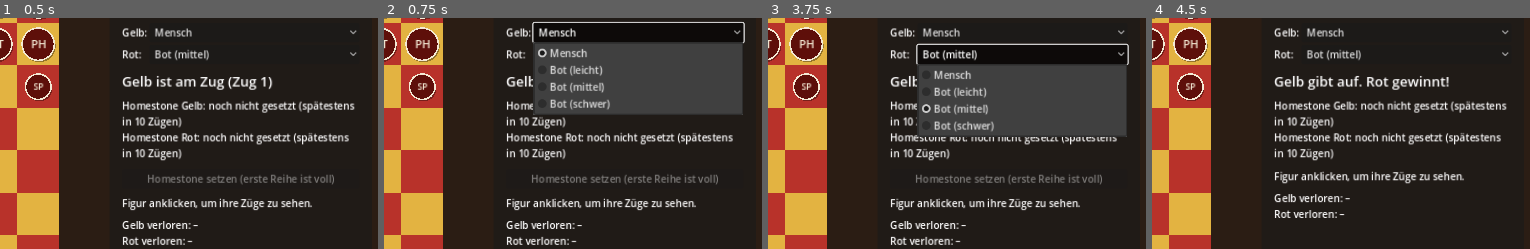
Above: before the commit, frames 1-4 (left to right).
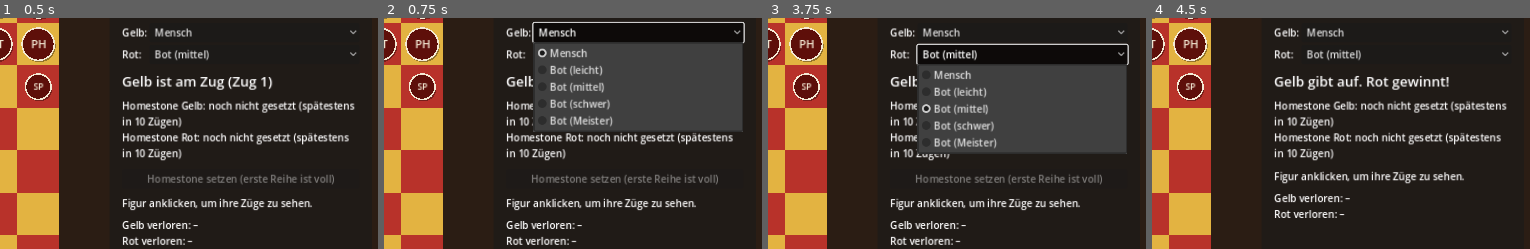
Above: after the commit, the same moments.

Repository: LokiH1029/Kaissa
Game: Godot game, scene res://scenes/main.tscn
Same seed, same stepped clock (60 frames per second), same inputs: the game is played once before the commit and once after it.
Inputs:
- Up to frame 1 (0.5 s): no input
- Up to frame 2 (0.75 s): click "Mensch" at 0.5 s
- Up to frame 3 (3.75 s): click "Remis vereinbaren" at 1.25 s; click "Neues Spiel" at 2 s; click "Neues Spiel" at 2.75 s; click "Bot (mittel)" at 3.5 s
- Up to frame 4 (4.5 s): click "Aufgeben" at 4.25 s
The pictures show only the part of the screen within x 50-100%, y 12-62%; the shares and areas given below are measured in that part.

Frame 1 is identical in both runs. In frame 2, 3.7% of the frame differs, in the area x 39-95%, y 41-50%; in frame 3, 3.5%; in frame 4, nothing differs.

Commit message:
Stufe Meister: Engine-Suche nach Vorbild von Stockfish
Transpositionstabelle mit Zobrist-Hashing, Principal Variation Search,
Aspiration Windows, Null-Zug-Suche, Late Move Reductions, History- und
Killer-Heuristik sowie Verlängerung bei bedrohtem Homestone. Material und
Lagewerte werden beim Ziehen mitgeführt, das macht die Bewertung etwa
fünfmal schneller; dazu Delta-Pruning in der Schlag-Nachrechnung.

Co-Authored-By: Claude Opus 5.5 <noreply@anthropic.com>
Claude-Session: https://claude.ai/code/session_0146PDRJVg1G23x5b2k6dkLX

Diff:
--- a/scripts/kaissa_ai.gd
+++ b/scripts/kaissa_ai.gd
@@ -8,12 +8,13 @@
 ## (siehe [method KaissaRules.clone]), damit sie in einem eigenen Thread
 ## laufen kann, ohne das Spiel zu verändern.
 
-enum Level { EASY, MEDIUM, HARD }
+enum Level { EASY, MEDIUM, HARD, MASTER }
 
 const LEVEL_NAMES := {
 	Level.EASY: "leicht",
 	Level.MEDIUM: "mittel",
 	Level.HARD: "schwer",
+	Level.MASTER: "Meister",
 }
 
 ## Suchtiefe, Zeitlimit (ms), Zufallsrauschen auf die Bewertung der eigenen
@@ -22,6 +23,9 @@
 	Level.EASY:   {"depth": 1, "time_ms": 1000, "noise": 250, "quiescence": false},
 	Level.MEDIUM: {"depth": 2, "time_ms": 2000, "noise": 30, "quiescence": false},
 	Level.HARD:   {"depth": 4, "time_ms": 4000, "noise": 0, "quiescence": true},
+	# Meister nutzt die Engine-Suche (siehe _master_search) und rechnet so tief,
+	# wie die Zeit erlaubt.
+	Level.MASTER: {"depth": 30, "time_ms": 8000, "noise": 0, "quiescence": true},
 }
 
 ## Ungefährer Wert der Figuren in Hundertstel Spearman.
@@ -41,7 +45,21 @@
 const WIN := 1000000
 const NO_CELL := Vector2i(-1, -1)
 const MAX_QUIESCENCE := 3
-const MAX_PLY := 32
+const MAX_PLY := 64
+## Einträge der Transpositionstabelle: [Tiefe, Wert, Art, bester Zug].
+const TT_EXACT := 0
+const TT_LOWER := 1
+const TT_UPPER := 2
+const TT_MAX_SIZE := 400000
+## Zobrist-Schlüssel: je Feld 22 Figurencodes (Typ * 2 + Seite, dazu
+## ungezogene Spearmen als 20 + Seite).
+const PIECE_CODES := 22
+
+static var _zobrist: PackedInt64Array
+static var _zobrist_turn := 0
+static var _zobrist_unplaced: PackedInt64Array
+## Figurenwert plus Lagebonus je Feld und Figurencode, aus Sicht von Gelb.
+static var _pst: PackedInt32Array
 
 ## Wird von außen gesetzt, um eine laufende Suche abzubrechen.
 var cancelled := false
@@ -57,16 +75,93 @@
 var _rng := RandomNumberGenerator.new()
 ## Je Suchtiefe zwei ruhige Züge, die zuletzt einen Schnitt bewirkt haben.
 var _killers: Array = []
+## Zobrist-Schlüssel der Figuren auf dem Brett, wird in _do mitgeführt.
+var _hash := 0
+## Summe aus _pst für alle Figuren (Gelb positiv), wird in _do mitgeführt.
+var _material := 0
+## Felder der Homestones je Seite (oder NO_CELL), wird in _do mitgeführt.
+var _stones: Array[Vector2i] = [NO_CELL, NO_CELL]
+var _tt: Dictionary = {}
+## Erfolgreiche ruhige Züge je Seite und Zug (von * 100 + nach).
+var _history: Array[PackedInt32Array] = []
 
 func _init(new_level: Level = Level.MEDIUM) -> void:
 	level = new_level
 	_rng.randomize()
+	_init_zobrist()
+
+static func _init_zobrist() -> void:
+	if not _zobrist.is_empty():
+		return
+	var rng := RandomNumberGenerator.new()
+	rng.seed = 20261101
+	var keys := PackedInt64Array()
+	keys.resize(KaissaRules.SIZE * KaissaRules.SIZE * PIECE_CODES)
+	for i in keys.size():
+		keys[i] = _random64(rng)
+	var unplaced := PackedInt64Array()
+	unplaced.resize(2 * (PieceTypes.HOMESTONE_DEADLINE + 1))
+	for i in unplaced.size():
+		unplaced[i] = _random64(rng)
+	_zobrist_turn = _random64(rng)
+	_zobrist_unplaced = unplaced
+	var pst := PackedInt32Array()
+	pst.resize(keys.size())
+	for y in KaissaRules.SIZE:
+		for x in KaissaRules.SIZE:
+			for code in PIECE_CODES:
+				var side := code % 2
+				var type := PieceTypes.Type.SPEARMAN if code >= 20 else code / 2
+				pst[(y * KaissaRules.SIZE + x) * PIECE_CODES + code] = \
+					_square_value(type, side, Vector2i(x, y)) * (1 if side == PieceTypes.Side.YELLOW else -1)
+	_pst = pst
+	_zobrist = keys
+
+## Wert einer Figur auf einem Feld (ohne Homestone-Sicherheit).
+static func _square_value(type: int, side: int, cell: Vector2i) -> int:
+	var value: int = VALUES[type]
+	match type:
+		PieceTypes.Type.HOMESTONE:
+			pass
+		PieceTypes.Type.SPEARMAN:
+			# Vorrücken lohnt sich, je näher an der Einlösung, desto mehr.
+			var advanced := absi(cell.y - KaissaRules.home_row(side)) - 1
+			value += advanced * advanced * 4
+		_:
+			# Leichte Vorliebe für die Brettmitte.
+			var center := absf(cell.x - 4.5) + absf(cell.y - 4.5)
+			value += int((9.0 - center) * 2.0)
+	return value
+
+static func _piece_index(cell: Vector2i, piece: Dictionary) -> int:
+	var code: int = piece.type * 2 + piece.side
+	if piece.type == PieceTypes.Type.SPEARMAN and not piece.moved:
+		code = 20 + piece.side
+	return (cell.y * KaissaRules.SIZE + cell.x) * PIECE_CODES + code
+
+## Übernimmt einen Spielstand und berechnet die mitgeführten Werte.
+func _load(rules: KaissaRules) -> void:
+	_r = rules
+	_hash = 0
+	_material = 0
+	_stones = [NO_CELL, NO_CELL]
+	for cell: Vector2i in _r.pieces:
+		var piece: Dictionary = _r.pieces[cell]
+		var index := _piece_index(cell, piece)
+		_hash ^= _zobrist[index]
+		_material += _pst[index]
+		if piece.type == PieceTypes.Type.HOMESTONE:
+			_stones[piece.side] = cell
+
+static func _random64(rng: RandomNumberGenerator) -> int:
+	return (rng.randi() << 32) ^ rng.randi()
+
 
 ## Liefert die beste Aktion für die Seite am Zug, oder ein leeres Dictionary.
 ## Ergebnis: {"from": Vector2i, "to": Vector2i, "promotion": int}; beim Setzen
 ## des Homestone ist "from" = (-1, -1) und "to" das Zielfeld.
 func choose_action(rules: KaissaRules) -> Dictionary:
-	_r = rules.clone()
+	_load(rules.clone())
 	nodes = 0
 	reached_depth = 0
 	_aborted = false
@@ -75,6 +170,8 @@
 		_killers.append([[], []])
 	var settings: Dictionary = SETTINGS[level]
 	_deadline = Time.get_ticks_msec() + settings.time_ms
+	if level == Level.MASTER:
+		return _master_search(settings.depth)
 
 	var actions := _actions(_r.turn, false)
 	if actions.is_empty():
@@ -100,7 +197,7 @@
 
 ## Bewertet die Stellung aus Sicht von [param side] (positiv = gut für [param side]).
 func evaluate_for(rules: KaissaRules, side: PieceTypes.Side) -> int:
-	_r = rules
+	_load(rules)
 	var score := _evaluate()
 	return score if rules.turn == side else -score
 
@@ -179,6 +276,11 @@
 	var captures := _actions(_r.turn, true)
 	_order(captures)
 	for action: Array in captures:
+		# Delta-Pruning: Auch der Gewinn dieser Figur hebt den Wert nicht über alpha.
+		var victim: Dictionary = _r.pieces[action[1]]
+		if victim.type != PieceTypes.Type.HOMESTONE and action[2] < 0 \
+				and stand + VALUES[victim.type] + 200 <= alpha:
+			continue
 		var undo := _do(action)
 		var score: int
 		if undo.captured_homestone:
@@ -190,6 +292,253 @@
 			return score
 		alpha = maxi(alpha, score)
 	return alpha
+
+# --- Meister: Engine-Suche nach dem Vorbild von Schach-Engines wie Stockfish ---
+#
+# Gegenüber "schwer" kommen hinzu: Transpositionstabelle (Zobrist-Hashing),
+# Principal Variation Search, Null-Zug-Suche, Late Move Reductions,
+# History-Heuristik, Verlängerung bei bedrohtem Homestone und Suchfenster
+# um den Wert der vorigen Tiefe (Aspiration Windows).
+
+## Schlüssel der ganzen Stellung inkl. Seite am Zug und Homestone-Frist.
+func _position_key() -> int:
+	var key := _hash
+	if _r.turn == PieceTypes.Side.RED:
+		key ^= _zobrist_turn
+	for side in 2:
+		if not _r.homestone_placed[side]:
+			var made := mini(_r.moves_made[side], PieceTypes.HOMESTONE_DEADLINE)
+			key ^= _zobrist_unplaced[side * (PieceTypes.HOMESTONE_DEADLINE + 1) + made]
+	return key
+
+func _master_search(max_depth: int) -> Dictionary:
+	_tt.clear()
+	_history.clear()
+	for side in 2:
+		var table := PackedInt32Array()
+		table.resize(10000)
+		_history.append(table)
+	var actions := _actions(_r.turn, false)
+	if actions.is_empty():
+		return {}
+	actions.shuffle()
+	_order(actions)
+	var best: Array = actions[0]
+	var last_score := 0
+	for depth in range(1, max_depth + 1):
+		var window := 60
+		var alpha := -WIN * 2 if depth < 3 else last_score - window
+		var beta := WIN * 2 if depth < 3 else last_score + window
+		var result: Array
+		while true:
+			result = _master_root(actions, depth, alpha, beta)
+			if _aborted or cancelled:
+				break
+			# Liegt der Wert außerhalb des Fensters, mit weiterem Fenster neu rechnen.
+			if result[0] <= alpha:
+				alpha = -WIN * 2
+			elif result[0] >= beta:
+				beta = WIN * 2
+			else:
+				break
+		if _aborted or cancelled:
+			# Ein in der abgebrochenen Tiefe bereits gefundener besserer Zug zählt trotzdem.
+			if not result.is_empty() and result[1] != null and result[2]:
+				best = result[1]
+			break
+		reached_depth = depth
+		last_score = result[0]
+		best = result[1]
+		actions.erase(best)
+		actions.push_front(best)
+		if absi(last_score) >= WIN - 1000:
+			break
+	return {"from": best[0], "to": best[1], "promotion": best[2]}
+
+## Liefert [Wert, bester Zug, ob der beste Zug den ersten übertroffen hat].
+func _master_root(actions: Array, depth: int, alpha: int, beta: int) -> Array:
+	var best_score := -WIN * 2
+	var best_action = null
+	var improved := false
+	var first := true
+	for action: Array in actions:
+		var undo := _do(action)
+		var score: int
+		if undo.captured_homestone:
+			score = WIN
+		elif first:
+			score = -_pvs(depth - 1, -beta, -alpha, 1, true)
+		else:
+			score = -_pvs(depth - 1, -alpha - 1, -alpha, 1, true)
+			if score > alpha and score < beta and not _aborted:
+				score = -_pvs(depth - 1, -beta, -alpha, 1, true)
+		_undo(undo)
+		if _aborted:
+			break
+		if score > best_score:
+			best_score = score
+			best_action = action
+			improved = not first
+		if score > alpha:
+			alpha = score
+		first = false
+		if alpha >= beta:
+			break
+	return [best_score, best_action, improved]
+
+func _pvs(depth: int, alpha: int, beta: int, ply: int, allow_null: bool) -> int:
+	nodes += 1
+	if (nodes & 255) == 0 and (cancelled or Time.get_ticks_msec() > _deadline):
+		_aborted = true
+	if _aborted:
+		return 0
+	var side := _r.turn
+	var enemy := KaissaRules.other(side)
+	# Bedrohter Homestone: eine Halbzug-Verlängerung, damit Abwehr und Flucht gesehen werden.
+	var stone := _homestone_cell(side)
+	var in_danger := stone != NO_CELL and _attackers(stone, enemy) > 0
+	if in_danger and ply < MAX_PLY - 8:
+		depth += 1
+	if depth <= 0:
+		return _quiesce(alpha, beta, ply, 0)
+
+	var key := _position_key()
+	var entry: Array = _tt.get(key, [])
+	var tt_move = null
+	if not entry.is_empty():
+		tt_move = entry[3]
+		if entry[0] >= depth:
+			var tt_score := _from_tt(entry[1], ply)
+			match entry[2]:
+				TT_EXACT:
+					return tt_score
+				TT_LOWER:
+					if tt_score >= beta:
+						return tt_score
+				TT_UPPER:
+					if tt_score <= alpha:
+						return tt_score
+
+	# Null-Zug: Selbst ohne eigenen Zug noch über beta? Dann reicht eine flache Prüfung.
+	var pv_node := beta - alpha > 1
+	if allow_null and not pv_node and not in_danger and depth >= 3 \
+			and not _r.must_place_homestone(side) and absi(beta) < WIN - 1000 \
+			and _evaluate() >= beta:
+		var r := 3 if depth >= 6 else 2
+		_r.turn = enemy
+		var null_score := -_pvs(depth - 1 - r, -beta, -beta + 1, ply + 1, false)
+		_r.turn = side
+		if _aborted:
+			return 0
+		if null_score >= beta:
+			return beta
+
+	var actions := _actions(side, false)
+	if actions.is_empty():
+		return -WIN + ply
+	_order_master(actions, ply, tt_move, side)
+	var original_alpha := alpha
+	var best := -WIN * 2
+	var best_action = null
+	var index := 0
+	for action: Array in actions:
+		var undo := _do(action)
+		var score: int
+		var quiet: bool = undo.captured.is_empty() and action[2] < 0
+		if undo.captured_homestone:
+			score = WIN - ply
+		elif index == 0:
+			score = -_pvs(depth - 1, -beta, -alpha, ply + 1, true)
+		else:
+			# Späte ruhige Züge erst flacher prüfen (Late Move Reduction).
+			var reduction := 0
+			if quiet and depth >= 3 and index >= 3 and not in_danger:
+				reduction = 2 if index >= 10 and depth >= 5 else 1
+			score = -_pvs(depth - 1 - reduction, -alpha - 1, -alpha, ply + 1, true)
+			if score > alpha and reduction > 0 and not _aborted:
+				score = -_pvs(depth - 1, -alpha - 1, -alpha, ply + 1, true)
+			if score > alpha and score < beta and not _aborted:
+				score = -_pvs(depth - 1, -beta, -alpha, ply + 1, true)
+		_undo(undo)
+		if _aborted:
+			return 0
+		index += 1
+		if score > best:
+			best = score
+			best_action = action
+		if score > alpha:
+			alpha = score
+		if alpha >= beta:
+			if quiet:
+				_remember_quiet(action, side, ply, depth)
+			break
+	var flag := TT_EXACT
+	if best <= original_alpha:
+		flag = TT_UPPER
+	elif best >= beta:
+		flag = TT_LOWER
+	if _tt.size() >= TT_MAX_SIZE:
+		_tt.clear()
+	_tt[key] = [depth, _to_tt(best, ply), flag, best_action]
+	return best
+
+## Gewinnwerte werden in der Tabelle relativ zur aktuellen Stellung gespeichert.
+func _to_tt(score: int, ply: int) -> int:
+	if score >= WIN - 1000:
+		return score + ply
+	if score <= -WIN + 1000:
+		return score - ply
+	return score
+
+func _from_tt(score: int, ply: int) -> int:
+	if score >= WIN - 1000:
+		return score - ply
+	if score <= -WIN + 1000:
+		return score + ply
+	return score
+
+func _remember_quiet(action: Array, side: int, ply: int, depth: int) -> void:
+	if ply < MAX_PLY:
+		var slots: Array = _killers[ply]
+		if slots[0] != action:
+			slots[1] = slots[0]
+			slots[0] = action
+	if action[0] != NO_CELL:
+		var index: int = (action[0].y * 10 + action[0].x) * 100 + action[1].y * 10 + action[1].x
+		_history[side][index] = mini(_history[side][index] + depth * depth, 100000)
+
+## Reihenfolge für die Meister-Suche: Zug aus der Tabelle, Schläge, Killer, History.
+func _order_master(actions: Array, ply: int, tt_move, side: int) -> void:
+	var keyed: Array = []
+	var killers: Array = _killers[ply] if ply < MAX_PLY else [[], []]
+	for action: Array in actions:
+		var key := 0
+		if tt_move != null and action == tt_move:
+			key = WIN * 2
+		elif action[0] == NO_CELL:
+			key = 0
+		else:
+			var target: Dictionary = _r.pieces.get(action[1], {})
+			if not target.is_empty():
+				if target.type == PieceTypes.Type.HOMESTONE:
+					key = WIN
+				else:
+					key = 200000 + 10 * VALUES[target.type] - VALUES[_r.pieces[action[0]].type] / 10
+			elif action == killers[0]:
+				key = 150000
+			elif action == killers[1]:
+				key = 140000
+			else:
+				key = _history[side][(action[0].y * 10 + action[0].x) * 100 + action[1].y * 10 + action[1].x]
+			if action[2] >= 0:
+				key += 100000 + VALUES[action[2]]
+		keyed.append([key, action])
+	keyed.sort_custom(func(a, b): return a[0] > b[0])
+	for i in keyed.size():
+		actions[i] = keyed[i][1]
+
+func _homestone_cell(side: int) -> Vector2i:
+	return _stones[side]
 
 ## Alle Aktionen einer Seite als [from, to, promotion].
 func _actions(side: PieceTypes.Side, captures_only: bool) -> Array:
@@ -296,10 +645,14 @@
 
 func _do(action: Array) -> Dictionary:
 	var side := _r.turn
-	var undo := {"action": action, "side": side, "captured": {}, "captured_homestone": false}
+	var undo := {"action": action, "side": side, "captured": {}, "captured_homestone": false,
+		"hash": _hash, "material": _material, "stones": _stones.duplicate()}
 	if action[0] == NO_CELL:
-		_r.pieces[action[1]] = {"type": PieceTypes.Type.HOMESTONE, "side": side, "moved": false}
+		var stone := {"type": PieceTypes.Type.HOMESTONE, "side": side, "moved": false}
+		_r.pieces[action[1]] = stone
 		_r.homestone_placed[side] = true
+		_hash ^= _zobrist[_piece_index(action[1], stone)]
+		_stones[side] = action[1]
 	else:
 		var piece: Dictionary = _r.pieces[action[0]]
 		var target: Dictionary = _r.pieces.get(action[1], {})
@@ -307,11 +660,25 @@
 		undo.type = piece.type
 		undo.moved = piece.moved
 		undo.captured_homestone = not target.is_empty() and target.type == PieceTypes.Type.HOMESTONE
+		var index := _piece_index(action[0], piece)
+		_hash ^= _zobrist[index]
+		_material -= _pst[index]
+		if not target.is_empty():
+			index = _piece_index(action[1], target)
+			_hash ^= _zobrist[index]
+			_material -= _pst[index]
+			if target.type == PieceTypes.Type.HOMESTONE:
+				_stones[target.side] = NO_CELL
 		_r.pieces.erase(action[0])
 		piece.moved = true
 		if action[2] >= 0:
 			piece.type = action[2]
 		_r.pieces[action[1]] = piece
+		index = _piece_index(action[1], piece)
+		_hash ^= _zobrist[index]
+		_material += _pst[index]
+		if piece.type == PieceTypes.Type.HOMESTONE:
+			_stones[side] = action[1]
 	_r.moves_made[side] += 1
 	_r.turn = KaissaRules.other(side)
 	return undo
@@ -319,6 +686,9 @@
 func _undo(undo: Dictionary) -> void:
 	var action: Array = undo.action
 	var side: PieceTypes.Side = undo.side
+	_hash = undo.hash
+	_material = undo.material
+	_stones = undo.stones
 	_r.turn = side
 	_r.moves_made[side] -= 1
 	if action[0] == NO_CELL:
@@ -336,27 +706,10 @@
 
 ## Statische Bewertung aus Sicht der Seite am Zug.
 func _evaluate() -> int:
-	var score := [0, 0]
-	var homestones := [NO_CELL, NO_CELL]
-	for cell: Vector2i in _r.pieces:
-		var piece: Dictionary = _r.pieces[cell]
-		var side: int = piece.side
-		score[side] += VALUES[piece.type]
-		match piece.type:
-			PieceTypes.Type.HOMESTONE:
-				homestones[side] = cell
-			PieceTypes.Type.SPEARMAN:
-				# Vorrücken lohnt sich, je näher an der Einlösung, desto mehr.
-				var advanced := absi(cell.y - KaissaRules.home_row(side)) - 1
-				score[side] += advanced * advanced * 4
-			_:
-				# Leichte Vorliebe für die Brettmitte.
-				var center := absf(cell.x - 4.5) + absf(cell.y - 4.5)
-				score[side] += int((9.0 - center) * 2.0)
-	for side in [PieceTypes.Side.YELLOW, PieceTypes.Side.RED]:
-		score[side] += _homestone_safety(side, homestones[side])
-	var me := _r.turn
-	return score[me] - score[KaissaRules.other(me)]
+	var score := _material
+	score += _homestone_safety(PieceTypes.Side.YELLOW, _stones[PieceTypes.Side.YELLOW])
+	score -= _homestone_safety(PieceTypes.Side.RED, _stones[PieceTypes.Side.RED])
+	return score if _r.turn == PieceTypes.Side.YELLOW else -score
 
 func _homestone_safety(side: PieceTypes.Side, stone: Vector2i) -> int:
 	var enemy := KaissaRules.other(side)
--- a/scripts/main.gd
+++ b/scripts/main.gd
@@ -3,7 +3,7 @@
 
 const HINT := "Figur anklicken, um ihre Züge zu sehen.\nRechtsklick hebt die Auswahl auf."
 ## Auswahl je Seite. Index 0 = Mensch, Index n = Bot mit KaissaAI.Level n - 1.
-const PLAYER_OPTIONS: Array[String] = ["Mensch", "Bot (leicht)", "Bot (mittel)", "Bot (schwer)"]
+const PLAYER_OPTIONS: Array[String] = ["Mensch", "Bot (leicht)", "Bot (mittel)", "Bot (schwer)", "Bot (Meister)"]
 const HUMAN := -1
 ## So lange zeigt der Bot mindestens "denkt nach", damit seine Züge sichtbar bleiben.
 const BOT_MIN_DELAY_MS := 500
